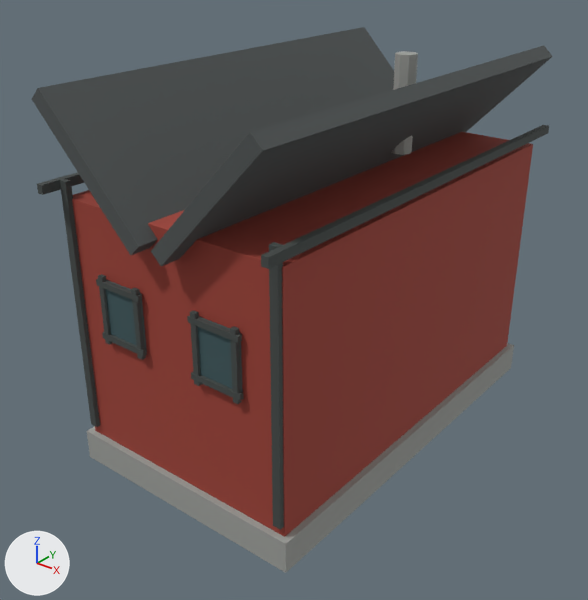
What one commit did to the glTF model assets/runtime/models/norway/norway-house-red-dark_lod0.glb.
Before and after are seen from a 50 mm camera at (13.08, -17.62, 14.46) aimed at (-0.33, -0.86, 4.06). Every picture has the same lights, and +X, +Y and +Z are marked at lower left. The older version comes first. Vertices at exactly the same position are counted once.

In view in the first picture: 'RF_House_Chimney', 'RF_House_Corner', 'RF_House_Corner.001', 'RF_House_Fascia', 'RF_House_Fascia.001', 'RF_House_Foundation', 'RF_House_RoofA', 'RF_House_RoofB', 'RF_House_Walls', 'RF_House_WindowRecess', 'RF_House_WindowRecess.001' and 8 more.
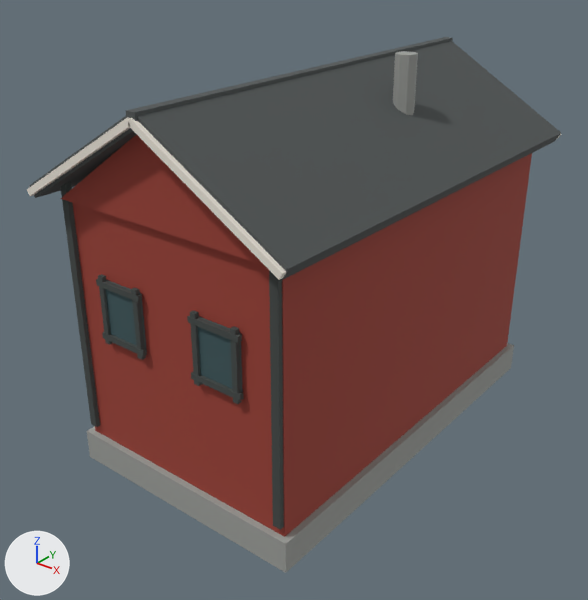
Not visible in the pictures: 'RF_House_VergeRightRear'.

Edits to the bpy script that builds the scene:
```text
Change me_cube_027:
    remove me_cube_027.from_pydata(...)  # 8 vertices, 12 faces; spans x -1.66..1.66, y -6.57..6.57, z -1.71..1.71
    add me_cube_027.from_pydata(...)  # 8 vertices, 12 faces; spans x -2.1..2.1, y -6.58..6.58, z -1.33..1.33
    me_cube_027 part 1
    me_cube_027.vertices[0].co: (-1.66, -6.57, 1.42) -> (-1.92, -6.58, -1.33)  # pixel (31, 99) -> pixel (35, 198)
    me_cube_027.vertices[1].co: (-1.36, -6.57, 1.71) -> (-2.1, -6.58, -1.03)  # pixel (37, 88) -> pixel (29, 185)
    me_cube_027.vertices[2].co: (-1.66, 6.57, 1.42) -> (-1.92, 6.58, -1.33)
    me_cube_027.vertices[3].co: (-1.36, 6.57, 1.71) -> (-2.1, 6.58, -1.03)  # pixel (364, 27) -> not seen
    me_cube_027.vertices[4].co: (1.36, -6.57, -1.71) -> (2.1, -6.58, 1.03)  # pixel (130, 255) -> not seen
    me_cube_027.vertices[5].co: (1.66, -6.57, -1.42) -> (1.92, -6.58, 1.33)  # pixel (138, 246) -> not seen
    me_cube_027.vertices[6].co: (1.36, 6.57, -1.71) -> (2.1, 6.58, 1.03)
    me_cube_027.vertices[7].co: (1.66, 6.57, -1.42) -> (1.92, 6.58, 1.33)
Change me_cube_028:
    remove me_cube_028.from_pydata(...)  # 8 vertices, 12 faces; spans x -1.66..1.66, y -6.57..6.57, z -1.71..1.71
    add me_cube_028.from_pydata(...)  # 8 vertices, 12 faces; spans x -2.1..2.1, y -6.58..6.58, z -1.33..1.33
    me_cube_028 part 2
    me_cube_028.vertices[0].co: (-1.36, -6.57, -1.71) -> (-2.1, -6.58, 1.03)  # pixel (160, 266) -> pixel (131, 127)
    me_cube_028.vertices[1].co: (-1.66, -6.57, -1.42) -> (-1.92, -6.58, 1.33)  # pixel (150, 251) -> not seen
    me_cube_028.vertices[2].co: (-1.36, 6.57, -1.71) -> (-2.1, 6.58, 1.03)
    me_cube_028.vertices[3].co: (-1.66, 6.57, -1.42) -> (-1.92, 6.58, 1.33)  # not seen -> pixel (450, 39)
    me_cube_028.vertices[4].co: (1.66, -6.57, 1.42) -> (1.92, -6.58, -1.33)  # pixel (262, 150) -> pixel (281, 280)
    me_cube_028.vertices[5].co: (1.36, -6.57, 1.71) -> (2.1, -6.58, -1.03)  # pixel (249, 132) -> pixel (288, 268)
    me_cube_028.vertices[6].co: (1.66, 6.57, 1.42) -> (1.92, 6.58, -1.33)  # pixel (552, 56) -> pixel (554, 141)
    me_cube_028.vertices[7].co: (1.36, 6.57, 1.71) -> (2.1, 6.58, -1.03)  # pixel (544, 45) -> pixel (561, 132)
Add me_cube_040_1:
    me_cube_040_1.from_pydata([(-2.06, -0.08, 1.1), (-1.96, -0.08, 1.26), (-2.06, 0.08, 1.1), (-1.96, 0.08, 1.26), (1.96, -0.08, -1.26), (2.06, -0.08, -1.1), (1.96, 0.08, -1.26), (2.06, 0.08, -1.1)], [], [(0, 1, 3), (0, 3, 2), (2, 3, 7), (2, 7, 6), (6, 7, 5), (6, 5, 4), (4, 5, 1), (4, 1, 0), (2, 6, 4), (2, 4, 0), (7, 3, 1), (7, 1, 5)])
    me_cube_040_1.materials.append(mat_rf_warm_white)  # white #efe8dd
Add me_cube_037_1:
    me_cube_037_1.from_pydata([(-1.96, -0.08, -1.26), (-2.06, -0.08, -1.1), (-1.96, 0.08, -1.26), (-2.06, 0.08, -1.1), (2.06, -0.08, 1.1), (1.96, -0.08, 1.26), (2.06, 0.08, 1.1), (1.96, 0.08, 1.26)], [], [(0, 1, 3), (0, 3, 2), (2, 3, 7), (2, 7, 6), (6, 7, 5), (6, 5, 4), (4, 5, 1), (4, 1, 0), (2, 6, 4), (2, 4, 0), (7, 3, 1), (7, 1, 5)])
    me_cube_037_1.materials.append(mat_rf_warm_white)  # white #efe8dd
Change ob_rf_house_roofa:
    ob_rf_house_roofa.location: (-1.85, 0.0, 9.0) -> (-2.01, 0.0, 9.26)
Change ob_rf_house_roofb:
    ob_rf_house_roofb.location: (1.85, 0.0, 9.0) -> (2.01, 0.0, 9.26)
Remove ob_rf_house_fascia:
    ob_rf_house_fascia = bpy.data.objects.new('RF_House_Fascia', me_cube_031)
Remove ob_rf_house_fascia_001:
    ob_rf_house_fascia_001 = bpy.data.objects.new('RF_House_Fascia.001', me_cube_032)
Add ob_rf_house_ridgecap:
    ob_rf_house_ridgecap = bpy.data.objects.new('RF_House_RidgeCap', me_cube_041_1)  # a box spanning x -0.14..0.14, y -6.64..6.64, z -0.12..0.12; in mat_rf_roof_slate (dark grey #4d5252)
    ob_rf_house_ridgecap.location = (0.0, 0.0, 10.52)
Add ob_rf_house_vergerightrear:
    ob_rf_house_vergerightrear = bpy.data.objects.new('RF_House_VergeRightRear', me_cube_040_1)
    ob_rf_house_vergerightrear.location = (2.01, 6.62, 9.26)
Add ob_rf_house_vergerightfront:
    ob_rf_house_vergerightfront = bpy.data.objects.new('RF_House_VergeRightFront', me_cube_040_1.copy())
    ob_rf_house_vergerightfront.location = (2.01, -6.62, 9.26)
Add ob_rf_house_vergeleftfront:
    ob_rf_house_vergeleftfront = bpy.data.objects.new('RF_House_VergeLeftFront', me_cube_037_1)
    ob_rf_house_vergeleftfront.location = (-2.01, -6.62, 9.26)
Add ob_rf_house_gables:
    ob_rf_house_gables = bpy.data.objects.new('RF_House_Gables', me_rf_house_gables_mesh_002)  # 12 vertices, 16 faces; spans x -3.5..3.5, y -6.16..6.16, z 7.9..10.3; in mat_rf_wall_red_dark (red #9e4034)
    ob_rf_house_gables.location = (0.0, 0.0, 0.0)
```

Pixel boxes [x1, y1, x2, y2] of what changed, in the pictures (588 x 600 px):
'RF_House_RoofB', reshaped, moved (9% taller): before [151, 45, 553, 266]; after [137, 41, 561, 281]
'RF_House_RoofA', reshaped, moved: before [32, 27, 394, 255]; after [29, 116, 137, 198]
'RF_House_Gables', added (red): after [61, 135, 264, 265]
'RF_House_Fascia.001', deleted: before [261, 125, 549, 269]
'RF_House_VergeRightFront', added: after [128, 118, 286, 280]
'RF_House_RidgeCap', added: after [126, 37, 453, 121]
'RF_House_VergeLeftFront', added: after [27, 117, 130, 196]
'RF_House_Fascia', deleted: before [37, 172, 84, 195]
